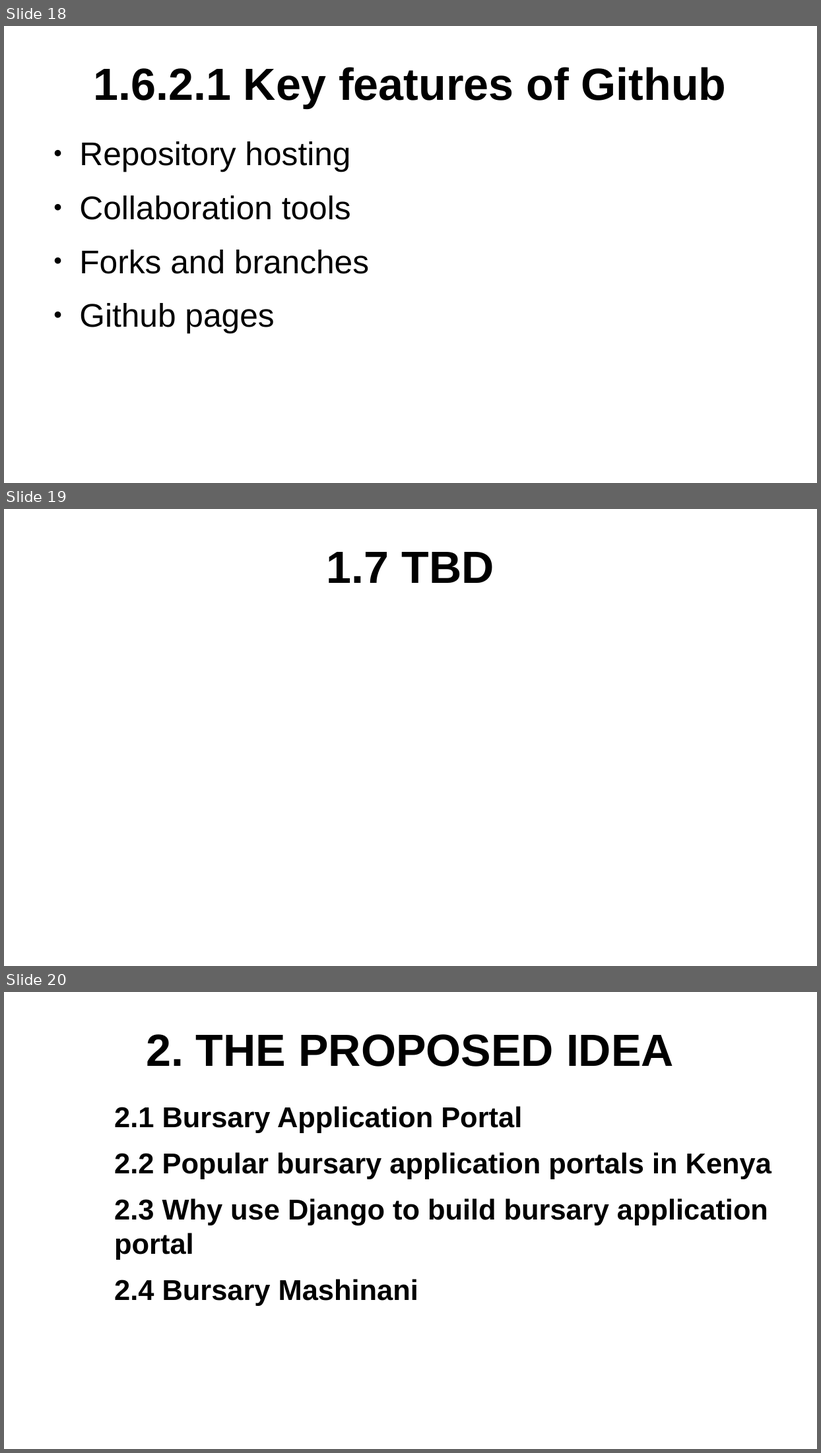
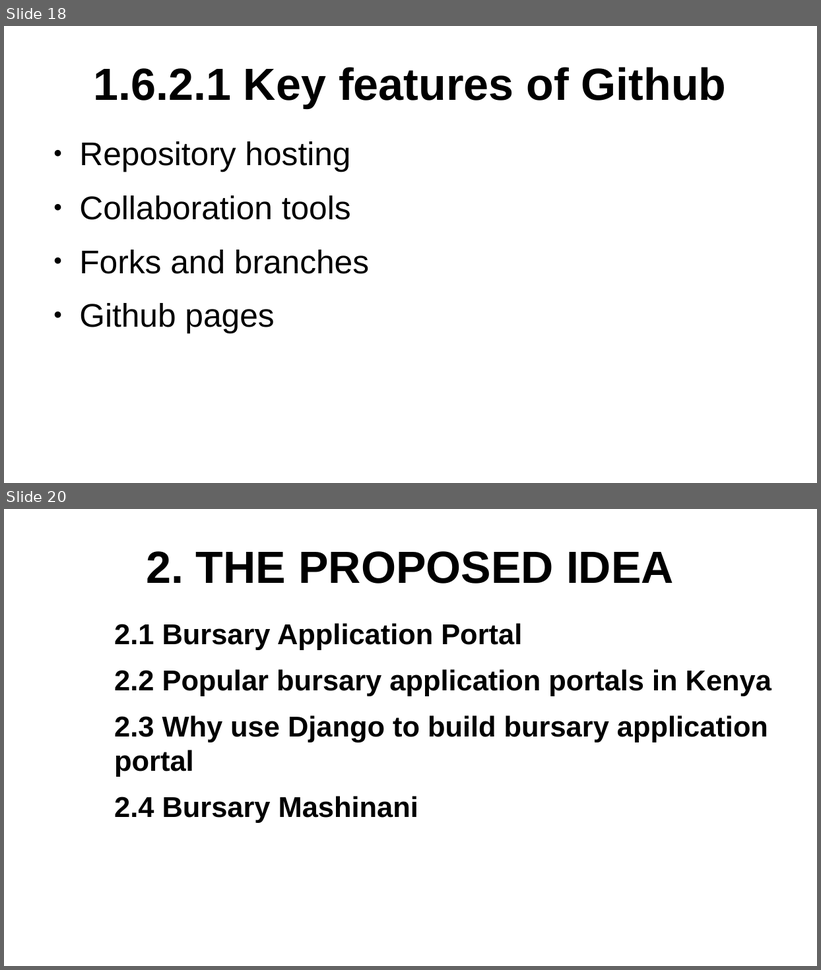
Before and after one commit to Michael-Otieno-Kasuku/Bursary, a slide deck: docs/implementation/bursary mashinani implementation full guide.odp. Shown one above the other, each under a label of ours: slides 18, 19 and 20 before the commit, slides 18 and 20 after it; the slides between them are not shown. The pictures are 821x1453 and 821x970 pixels, drawn with LibreOffice and Linux fonts; fonts in the diff are those of the drawing. Boxes give left, top, right and bottom in pixels: in the first picture for what was removed or moved away, otherwise in the second. Text is boxed around its words. In the diff, an @@ line names an element or a change of style, - is before the commit and + after.

```diff
--- a/docs/implementation/bursary mashinani implementation full guide.odp
+++ b/docs/implementation/bursary mashinani implementation full guide.odp
@@ slide 19 removed at [4,509,817,966], background #FFFFFF @@
@@ title removed at [327,552,494,583] @@
-1.7 TBD
```
Also in this commit, not shown: 2 slides changed, 1 slide added, 1 other file.
